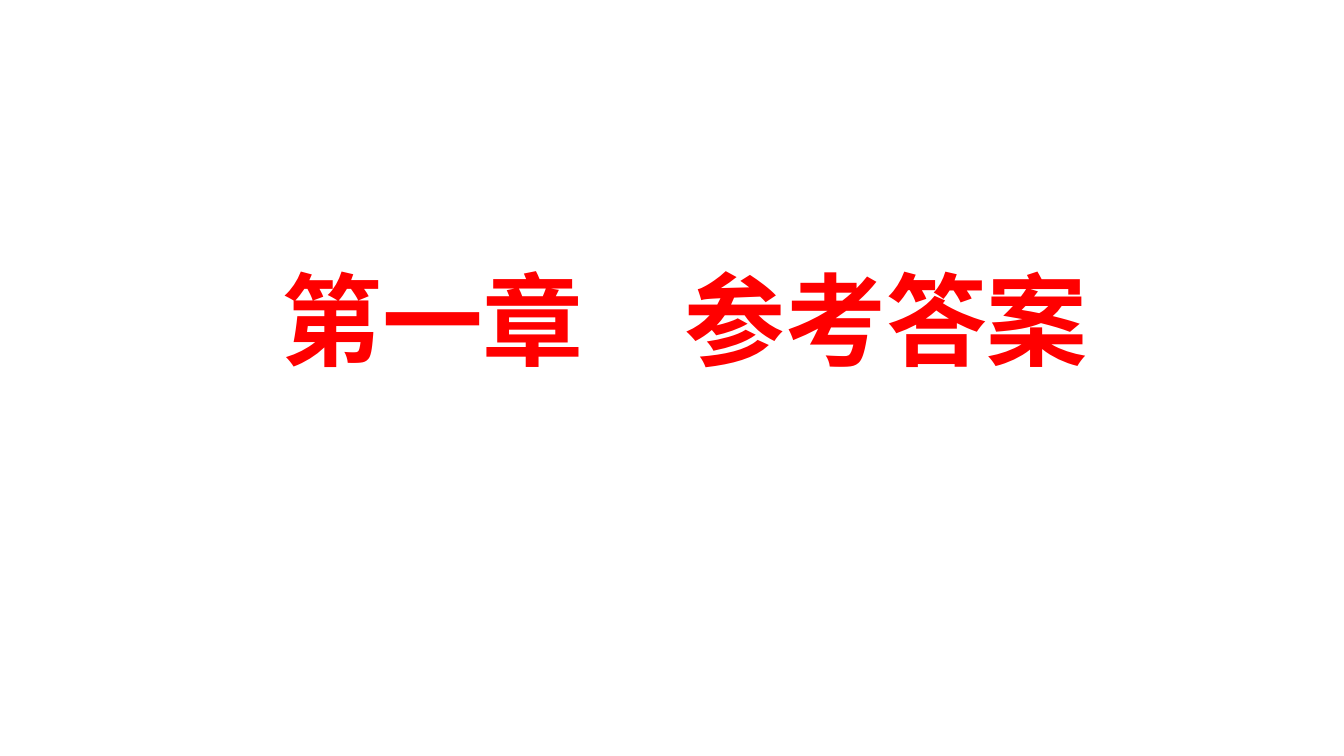
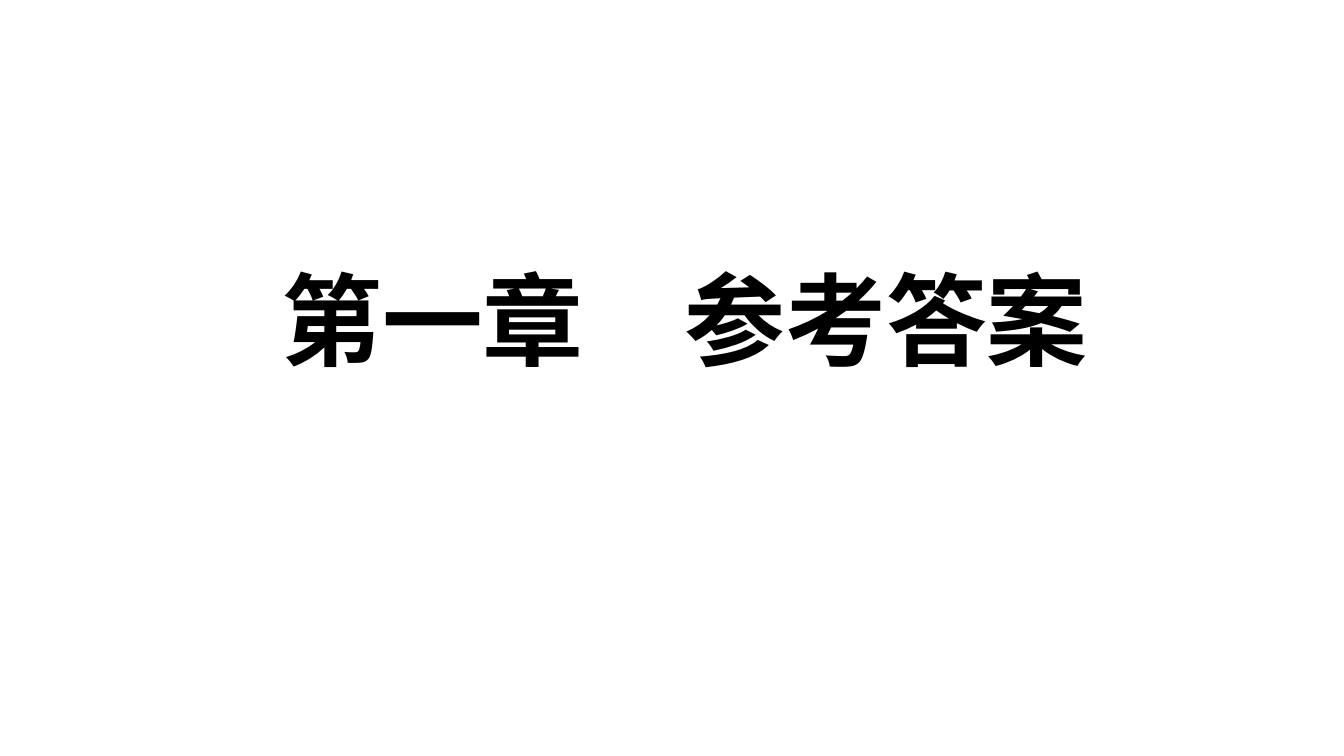
Before and after one commit to maxiaoteng2023/maxiaoteng2023.github.io, a slide deck: slide 1 of ppt/X3C1.pptx. Drawn at 1344x756 pixels with LibreOffice and Linux fonts; fonts in the diff are those of the drawing; background and template pictures are left out. Boxes give left, top, right and bottom in pixels: in the first picture for what was removed or moved away, otherwise in the second. Text is boxed around its words. In the diff, an @@ line names an element or a change of style, - is before the commit and + after.

```diff
--- a/ppt/X3C1.pptx
+++ b/ppt/X3C1.pptx
@@ text "第一章 参考答案" at box(281, 271, 1087, 367): text colour #FF0000 to #000000, letter outline #FFFF00 1.75 pt to none @@
```
